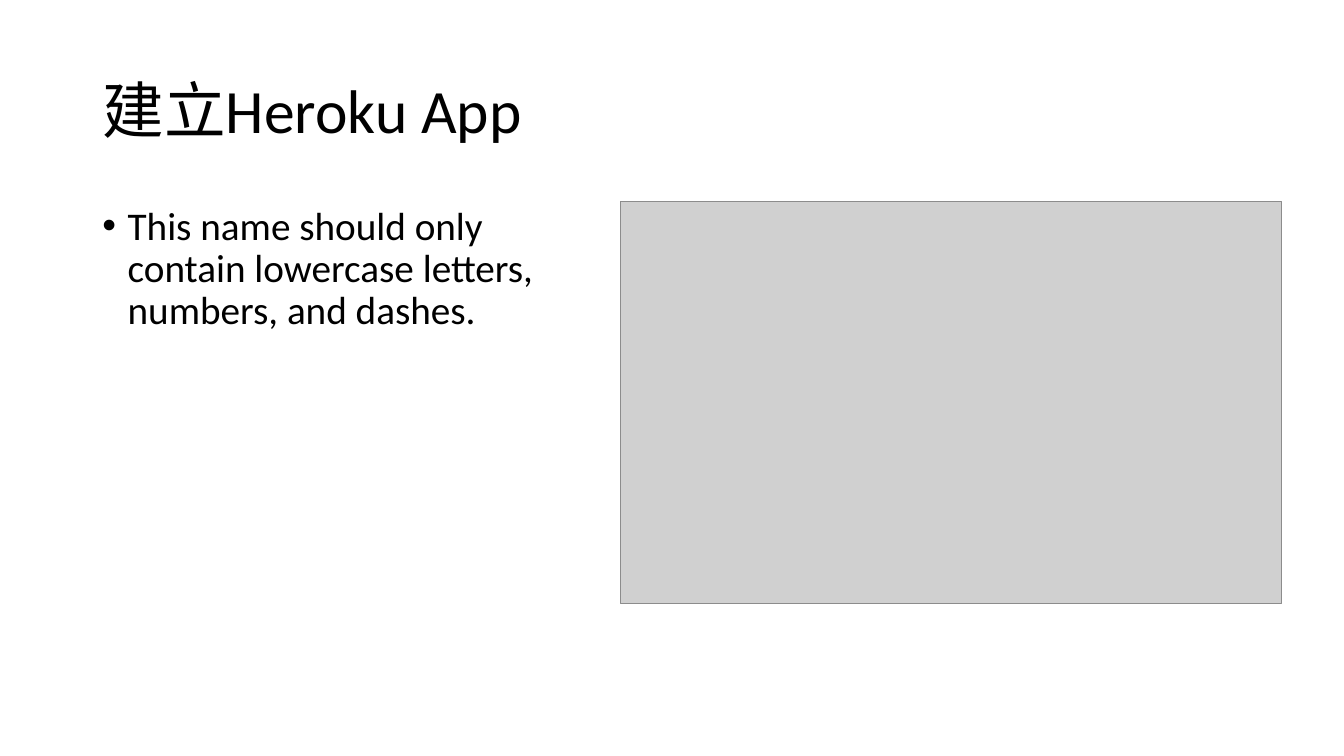
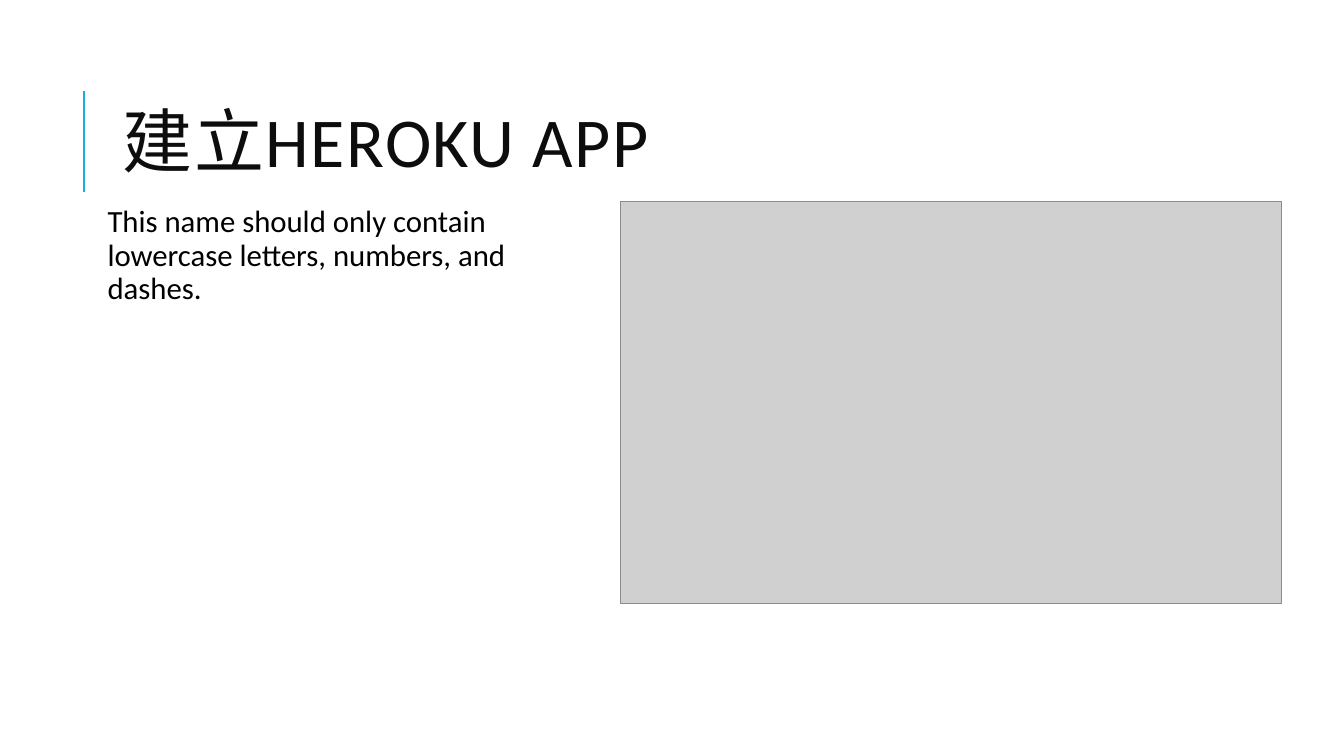
Before and after one commit to 106598065/ReactJSClass, a slide deck: slide 13 of React2627.pptx (slide 9 before the commit). Drawn at 1344x756 pixels with LibreOffice and Linux fonts; fonts in the diff are those of the drawing; grey boxes stand for pictures. Boxes give left, top, right and bottom in pixels: in the first picture for what was removed or moved away, otherwise in the second. Text is boxed around its words. In the diff, an @@ line names an element or a change of style, - is before the commit and + after.

```diff
--- a/React2627.pptx
+++ b/React2627.pptx
@@ line added from (84, 192) to (84, 91), #1CADE4 1.5 pt @@
@@ title at (x1=123, y1=108, x2=649, y2=173): text changed; size 44 to 50 pt; text colour #000000 to #0D0D0D @@
-建立Heroku App
+建立HEROKU APP
@@ text "This name should only contain ..." at (x1=108, y1=210, x2=505, y2=300): size 28 to 22 pt; bullet • to  ; more space between paragraphs @@
```
Also in this commit, not shown: 9 other slides changed, 7 slides added, 3 slides removed.
